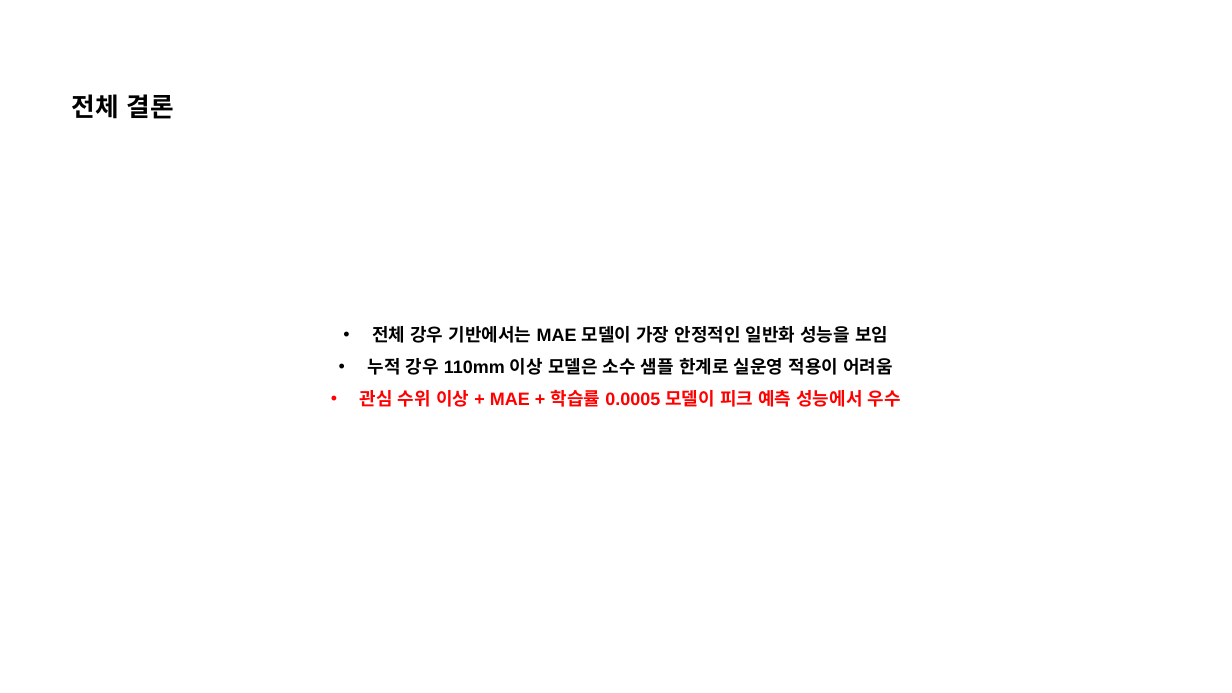
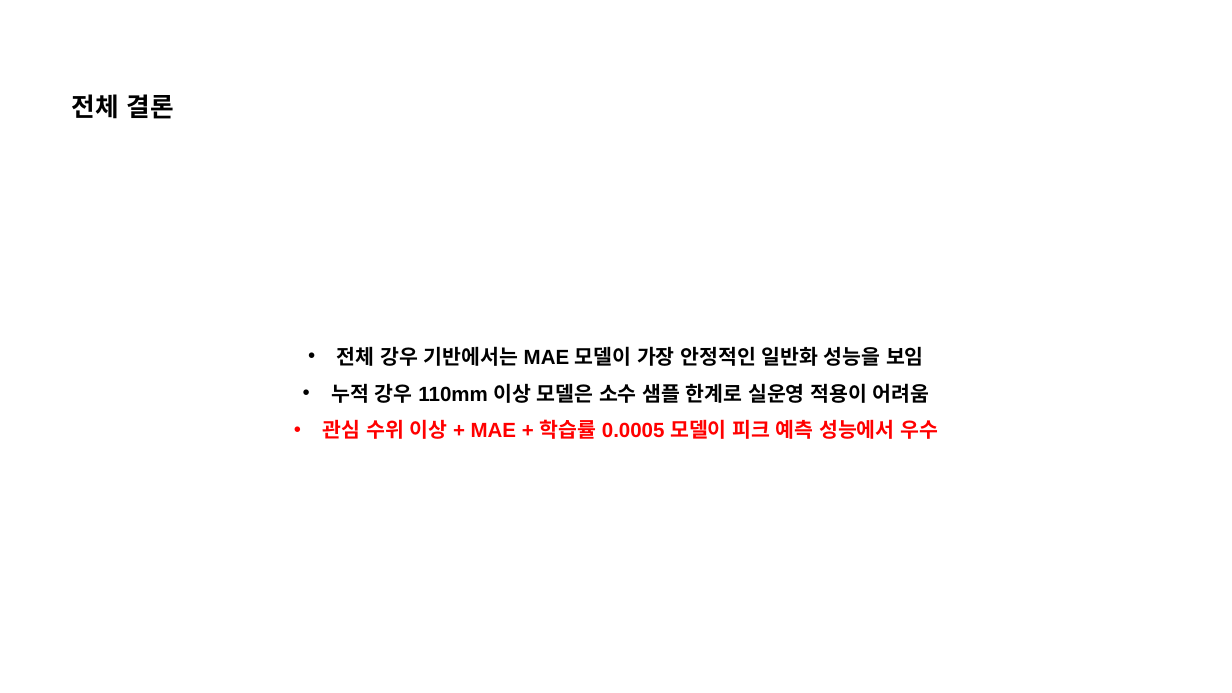
Before and after one commit to JEONGMIN0000/TrainDataCreater_LSTM, a slide deck: slide 27 of ParallelLSTM/result/Parallel LSTM 결과 보고.pptx. Drawn at 1232x693 pixels with LibreOffice and Linux fonts; fonts in the diff are those of the drawing. Boxes give left, top, right and bottom in pixels: in the first picture for what was removed or moved away, otherwise in the second. Text is boxed around its words. In the diff, an @@ line names an element or a change of style, - is before the commit and + after.

```diff
--- a/ParallelLSTM/result/Parallel LSTM 결과 보고.pptx
+++ b/ParallelLSTM/result/Parallel LSTM 결과 보고.pptx
@@ text "전체 강우 기반에서는 MAE 모델이 ...": place and size @@
-text "전체 강우 기반에서는 MAE 모델이 ..." at (360, 326, 901, 407)
+text "전체 강우 기반에서는 MAE 모델이 ..." at (323, 346, 938, 439)
@@ text "전체 강우 기반에서는 MAE 모델이 ..." at (323, 346, 938, 439): size 14 to 16 pt @@
```
Also in this commit, not shown: 19 other slides changed, 1 other file.
